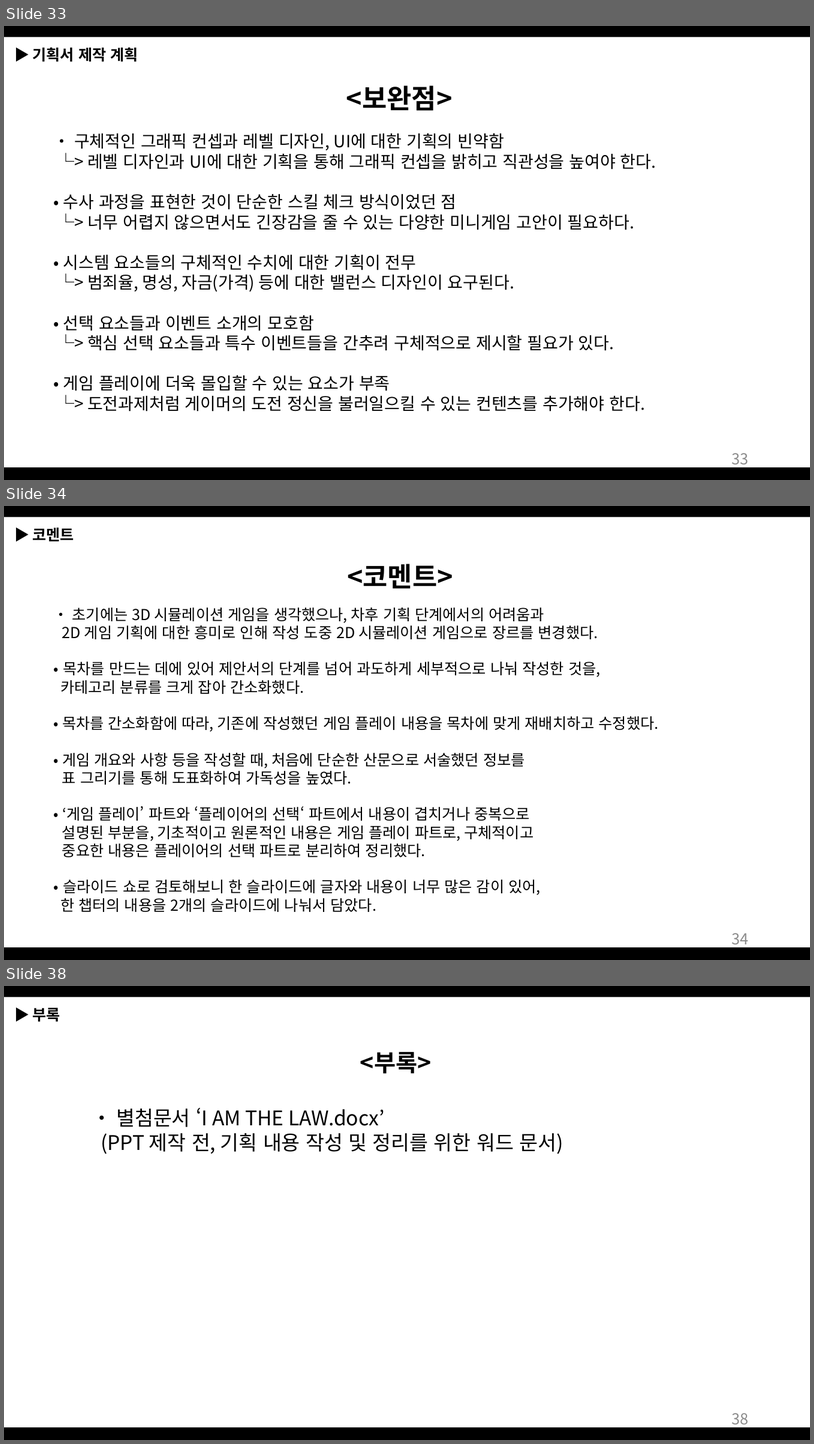
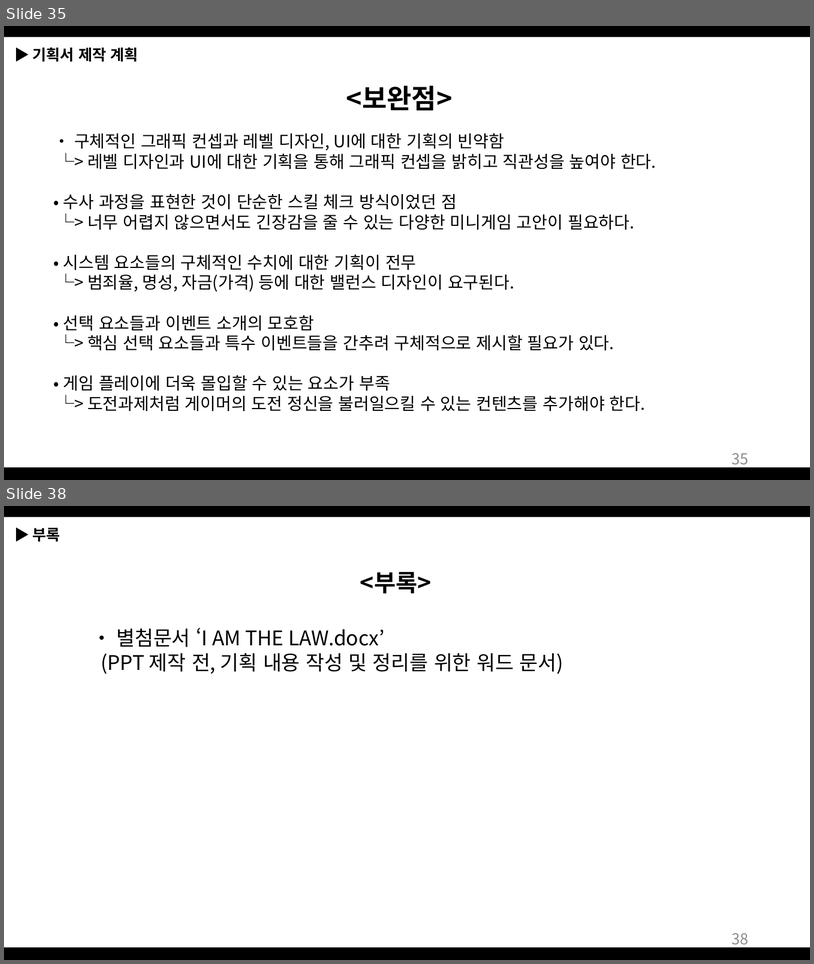
Before and after one commit to Bumizi/GameDesign, a slide deck: 2018 동계방학 기획자 특훈/Dungeon Tamer_190103.pptx. Shown one above the other, each under a label of ours: slides 33, 34 and 38 before the commit, slides 35 and 38 after it; the slides between them are not shown. The pictures are 814x1444 and 814x964 pixels, drawn with LibreOffice and Linux fonts; fonts in the diff are those of the drawing. Boxes give left, top, right and bottom in pixels: in the first picture for what was removed or moved away, otherwise in the second. Text is boxed around its words. In the diff, an @@ line names an element or a change of style, - is before the commit and + after.

Commit message:
Dungeon Tamer 5차
제안서 5차
-목차 및 슬라이드 순서 변경
-게임 플레이 파트 대대적 수정

```diff
--- a/2018 동계방학 기획자 특훈/Dungeon Tamer_190103.pptx
+++ b/2018 동계방학 기획자 특훈/Dungeon Tamer_190103.pptx
@@ slide 34 removed at bbox=[4, 506, 810, 960], background #FFFFFF @@
@@ rectangle removed at bbox=[4, 506, 810, 517] @@
@@ text removed at bbox=[32, 528, 74, 541] @@
-▶ 코멘트
@@ text removed at bbox=[347, 564, 453, 589] @@
-<코멘트>
@@ text removed at bbox=[60, 607, 659, 912] @@
-• 초기에는 3D 시뮬레이션 게임을 생각했으나, 차후 기획 단계에서의 어려움과
-2D 게임 기획에 대한 흥미로 인해 작성 도중 2D 시뮬레이션 게임으로 장르를 변경했다.
-• 목차를 만드는 데에 있어 제안서의 단계를 넘어 과도하게 세부적으로 나눠 작성한 것을,
-카테고리 분류를 크게 잡아 간소화했다.
-• 목차를 간소화함에 따라, 기존에 작성했던 게임 플레이 내용을 목차에 맞게 재배치하고 수정했다.
-• 게임 개요와 사항 등을 작성할 때, 처음에 단순한 산문으로 서술했던 정보를
-표 그리기를 통해 도표화하여 가독성을 높였다.
-• ‘게임 플레이’ 파트와 ‘플레이어의 선택‘ 파트에서 내용이 겹치거나 중복으로
-설명된 부분을, 기초적이고 원론적인 내용은 게임 플레이 파트로, 구체적이고
-중요한 내용은 플레이어의 선택 파트로 분리하여 정리했다.
-• 슬라이드 쇼로 검토해보니 한 슬라이드에 글자와 내용이 너무 많은 감이 있어,
-한 챕터의 내용을 2개의 슬라이드에 나눠서 담았다.
@@ page number removed at bbox=[732, 933, 749, 948] @@
-34
@@ rectangle removed at bbox=[4, 947, 810, 960] @@
@@ what was slide 33 is now slide 35 @@
@@ page number at bbox=[732, 453, 749, 468]: text changed @@
-33
+35
```
Also in this commit, not shown: 24 slides changed, 3 slides added, 2 other slides removed, 12 other files.
